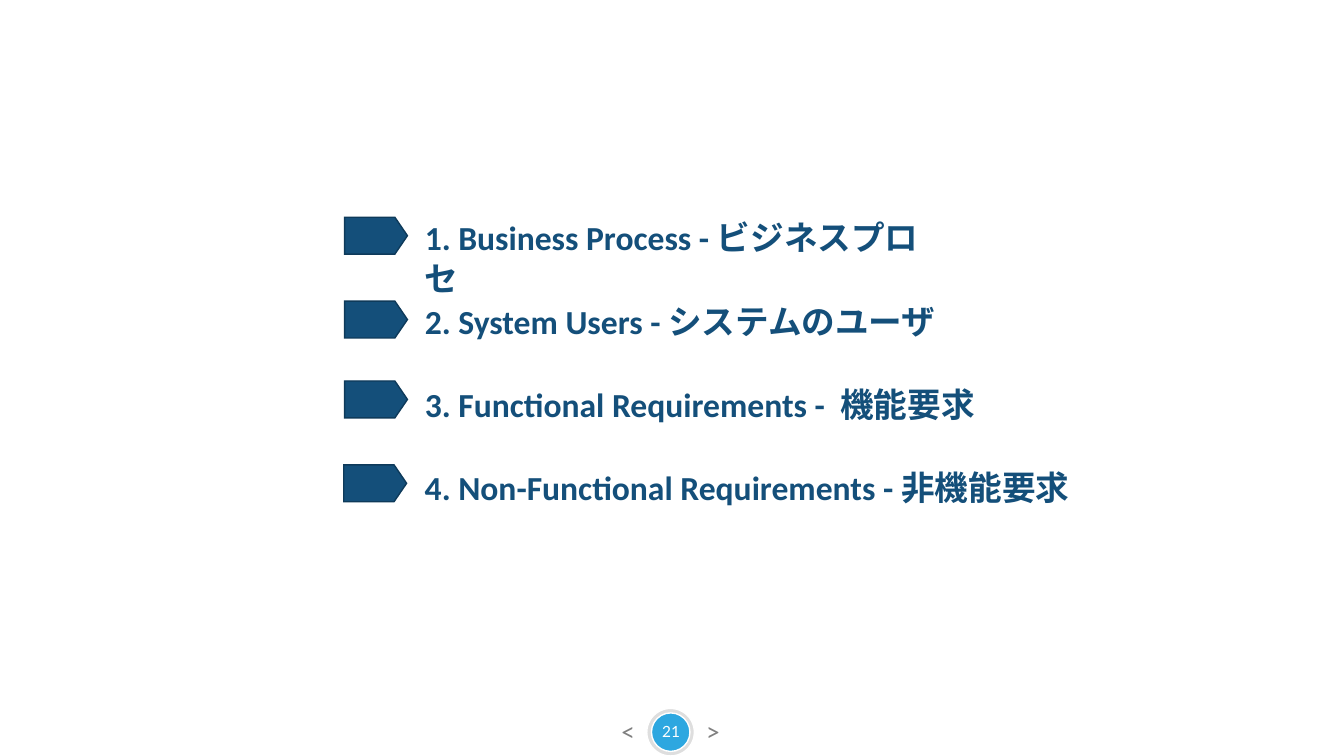
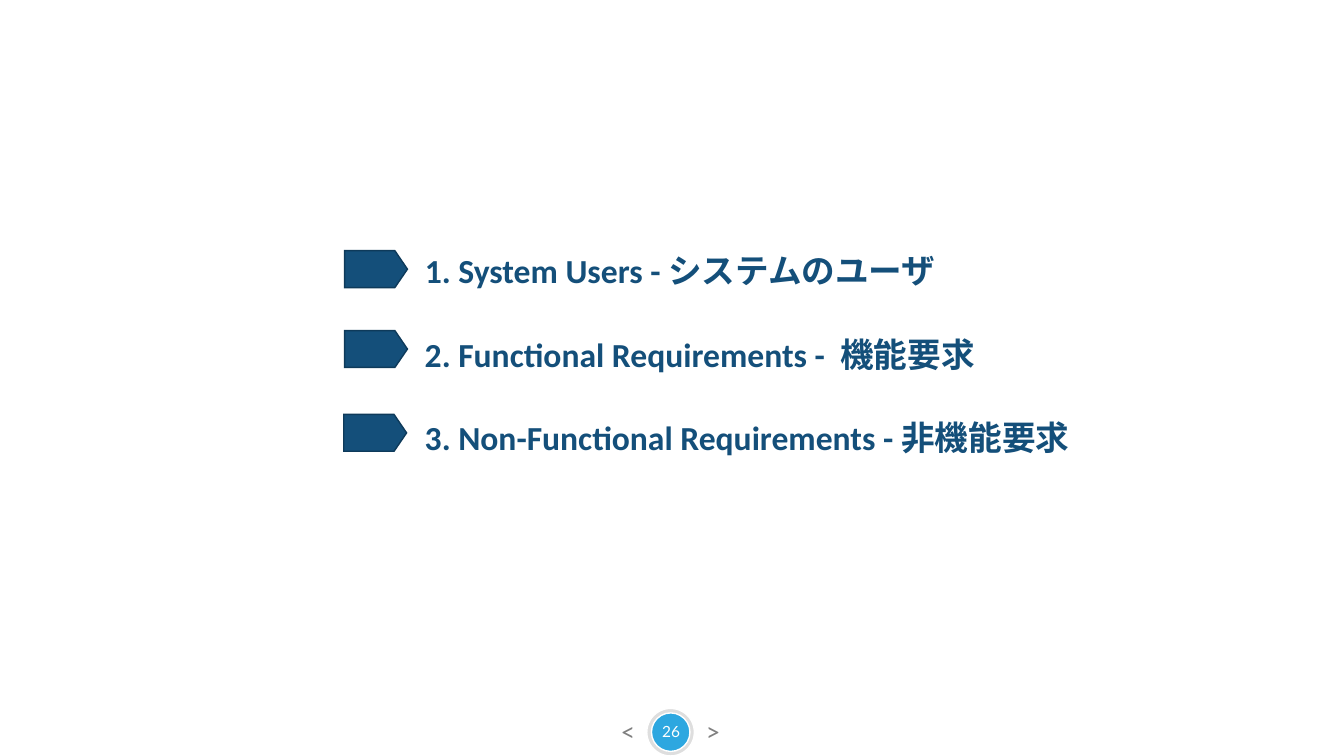
Before and after one commit to sangnvus/201609JS02, a slide deck: slide 26 of WIP/Documents/Report/Final Report/BSN_Slide Presentation.pptx (slide 21 before the commit). Drawn at 1344x756 pixels with LibreOffice and Linux fonts; fonts in the diff are those of the drawing. Boxes give left, top, right and bottom in pixels: in the first picture for what was removed or moved away, otherwise in the second. Text is boxed around its words. In the diff, an @@ line names an element or a change of style, - is before the commit and + after.

```diff
--- a/WIP/Documents/Report/Final Report/BSN_Slide Presentation.pptx
+++ b/WIP/Documents/Report/Final Report/BSN_Slide Presentation.pptx
@@ flow chart offpage connector removed at (345, 217, 408, 255) @@
@@ text removed at (425, 221, 919, 252) @@
-1. Business Process - ビジネスプロセ
@@ text at (425, 256, 935, 289): text changed @@
-2. System Users - システムのユーザ
+1. System Users - システムのユーザ
@@ text at (425, 338, 974, 373): text changed @@
-3. Functional Requirements - 機能要求
+2. Functional Requirements - 機能要求
@@ 3 flow chart offpage connectors: place and size @@
-3 flow chart offpage connectors at (344, 301, 408, 502)
+3 flow chart offpage connectors at (344, 251, 408, 451)
@@ text at (425, 421, 1069, 456): text changed @@
-4. Non-Functional Requirements - 非機能要求
+3. Non-Functional Requirements - 非機能要求
@@ page number at (662, 726, 680, 737): text changed @@
-21
+26
```
Also in this commit, not shown: 7 other slides changed, 5 slides added, 1 slide removed, 9 other files.
